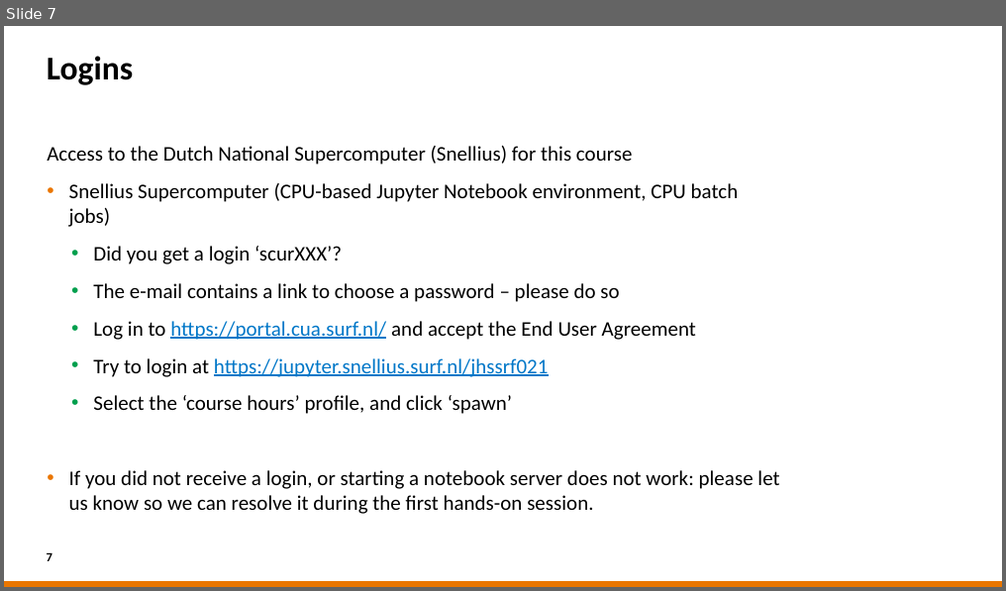
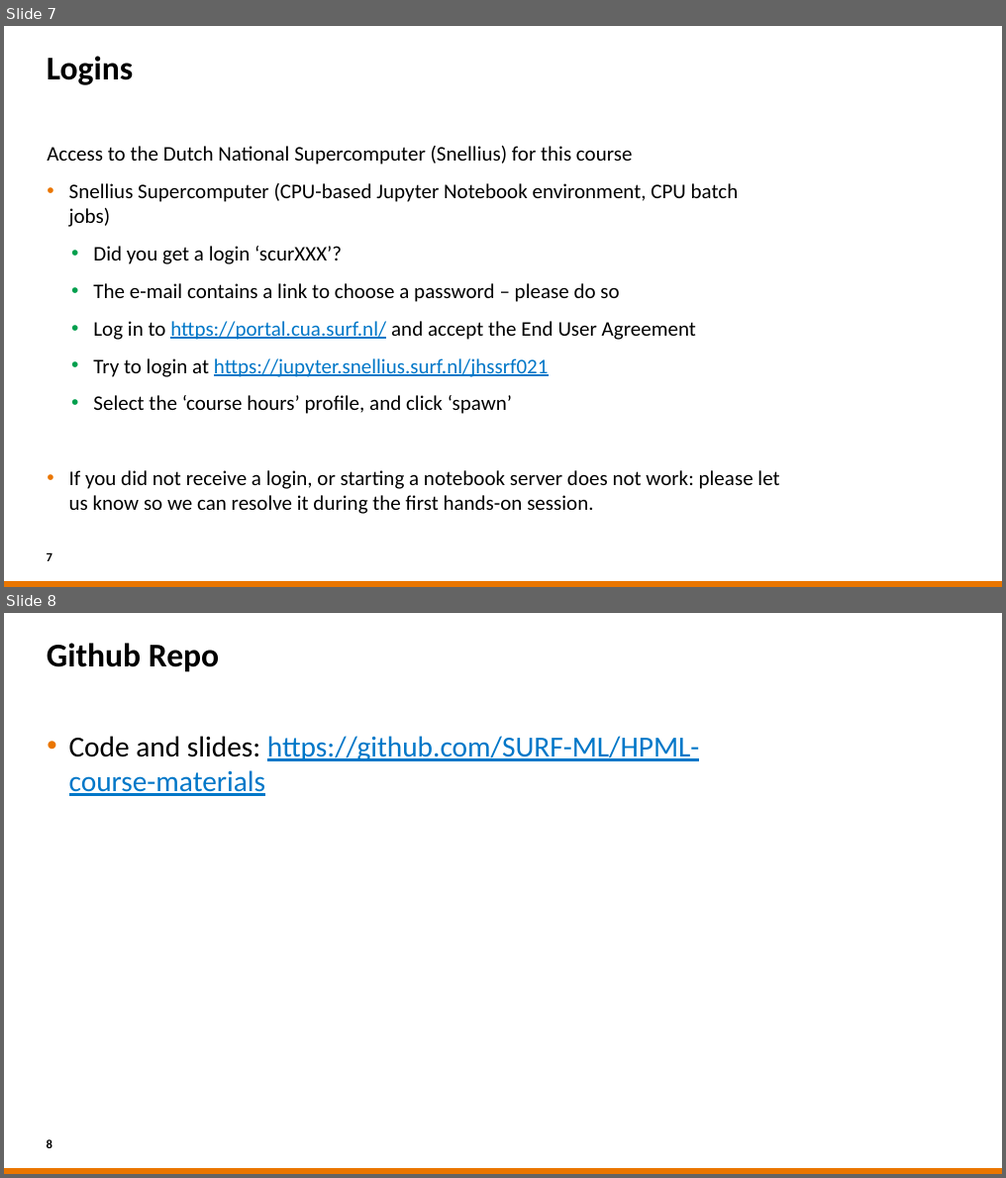
Before and after one commit to sara-nl/HPML-course-materials, a slide deck: Day2/slides/EuroHPC_HPML_welcome.pptx. Shown one above the other, each under a label of ours: slide 7 before the commit, slides 7 and 8 after it. The pictures are 1006x591 and 1006x1178 pixels, drawn with LibreOffice and Linux fonts; fonts in the diff are those of the drawing; background and template pictures are left out. Boxes give left, top, right and bottom in pixels: in the first picture for what was removed or moved away, otherwise in the second. Text is boxed around its words. In the diff, an @@ line names an element or a change of style, - is before the commit and + after.

```diff
--- a/Day2/slides/EuroHPC_HPML_welcome.pptx
+++ b/Day2/slides/EuroHPC_HPML_welcome.pptx
@@ slide 8 added at <box>4,613,1002,1174</box>, background #FFFFFF; not listed: 1 template element that a slide beside it also shows @@
@@ title added at <box>47,643,219,672</box>, 32 pt, text #000000, bold @@
+Github Repo
@@ text added at <box>69,736,700,796</box>, 28 pt, text #0077C8, underline @@
+• Code and slides: https://github.com/SURF-ML/HPML-course-materials
@@ page number added at <box>47,1138,53,1152</box>, 12 pt, text #000000, bold @@
+8
```
Also in this commit, not shown: 1 slide changed, 1 other file.
